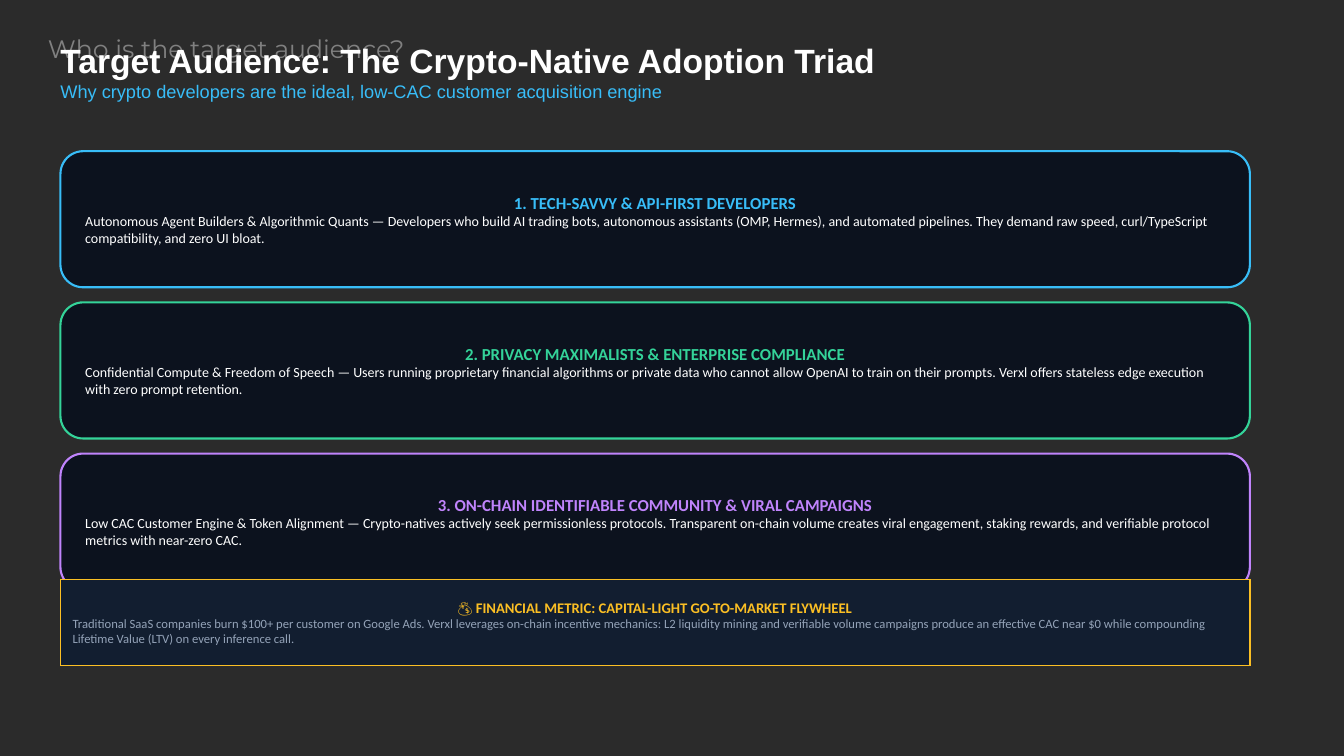
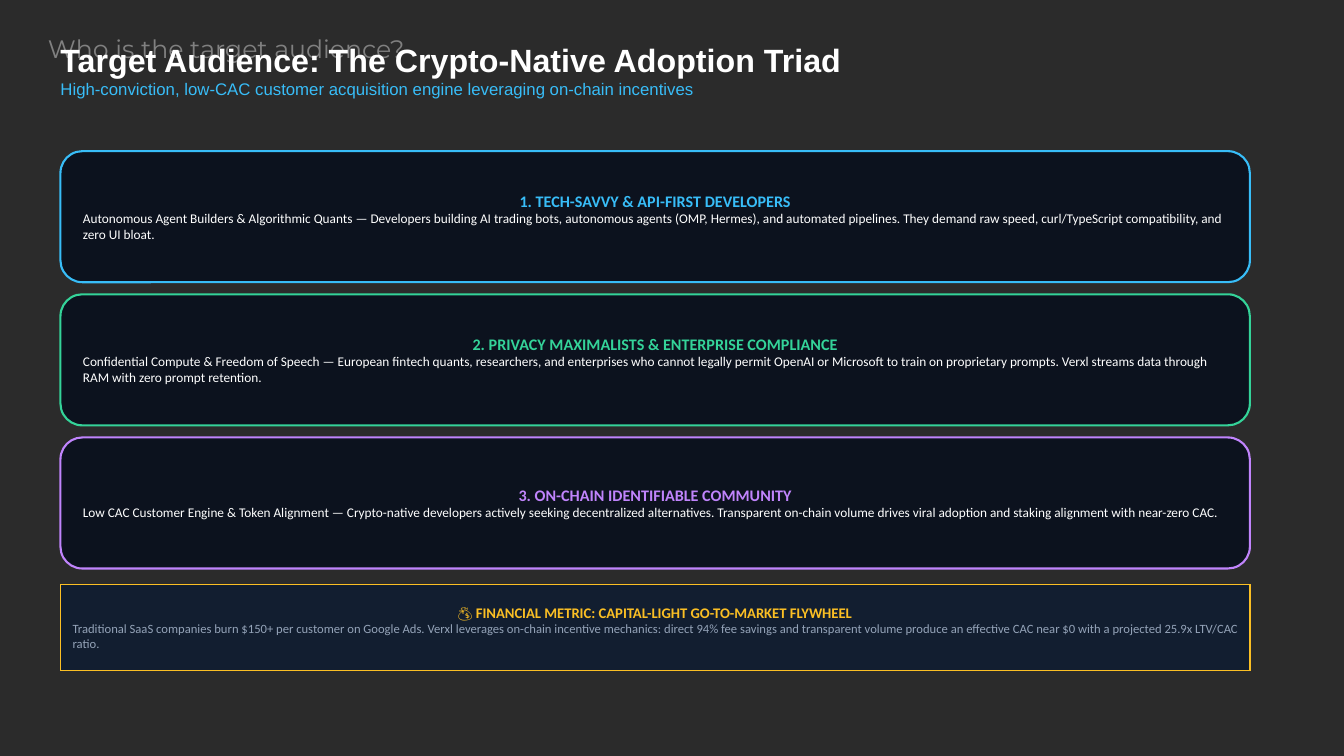
Before and after one commit to simonhavlik/verxl-protocol, a slide deck: slide 5 of Verxl_Protocol_Pitch_Presentation.pptx. Drawn at 1344x756 pixels with LibreOffice and Linux fonts; fonts in the diff are those of the drawing; background and template pictures are left out; a plain dark background stands for a picture behind light text. Boxes give left, top, right and bottom in pixels: in the first picture for what was removed or moved away, otherwise in the second. Text is boxed around its words. In the diff, an @@ line names an element or a change of style, - is before the commit and + after.

```diff
--- a/Verxl_Protocol_Pitch_Presentation.pptx
+++ b/Verxl_Protocol_Pitch_Presentation.pptx
@@ text at [60,46,841,78]: size 24 to 23 pt in "Target Audience: The Crypto-Native Adoption Triad" @@
@@ text at [60,83,694,99]: text changed; size 13 to 12 pt @@
-Why crypto developers are the ideal, low-CAC customer acquisition engine
+High-conviction, low-CAC customer acquisition engine leveraging on-chain incentives
@@ rounded rectangle "1. TECH-SAVVY & API-FIRST DEVELOPERS": place and size @@
-rounded rectangle "1. TECH-SAVVY & API-FIRST DEVELOPERS" at [60,151,1250,287]
+rounded rectangle "1. TECH-SAVVY & API-FIRST DEVELOPERS" at [60,151,1250,282]
@@ text in rounded rectangle at [520,196,791,207]: size 12 to 11.5 pt in "1. TECH-SAVVY & API-FIRST DEVELOPERS" @@
@@ text in rounded rectangle at [83,213,1221,239]: text changed; size 10 to 9.5 pt @@
-Autonomous Agent Builders & Algorithmic Quants — Developers who build AI trading bots, autonomous assistants (OMP, Hermes), and automated pipelines. They demand raw speed, curl/TypeScript compatibility, and zero UI bloat.
+Autonomous Agent Builders & Algorithmic Quants — Developers building AI trading bots, autonomous agents (OMP, Hermes), and automated pipelines. They demand raw speed, curl/TypeScript compatibility, and zero UI bloat.
@@ rounded rectangle "2. PRIVACY MAXIMALISTS & ENTERPRISE ...": place and size @@
-rounded rectangle "2. PRIVACY MAXIMALISTS & ENTERPRISE ..." at [60,302,1250,439]
+rounded rectangle "2. PRIVACY MAXIMALISTS & ENTERPRISE ..." at [60,294,1250,425]
@@ text in rounded rectangle at [83,356,1207,384]: text changed; size 10 to 9.5 pt @@
-Confidential Compute & Freedom of Speech — Users running proprietary financial algorithms or private data who cannot allow OpenAI to train on their prompts. Verxl offers stateless edge execution with zero prompt retention.
+Confidential Compute & Freedom of Speech — European fintech quants, researchers, and enterprises who cannot legally permit OpenAI or Microsoft to train on proprietary prompts. Verxl streams data through RAM with zero prompt retention.
@@ text in rounded rectangle at [473,339,837,350]: size 12 to 11.5 pt in "2. PRIVACY MAXIMALISTS & ENTERPRISE COMPLIANCE" @@
@@ rounded rectangle "3. ON-CHAIN IDENTIFIABLE COMMUNITY": place and size @@
-rounded rectangle "3. ON-CHAIN IDENTIFIABLE COMMUNITY" at [60,454,1250,590]
+rounded rectangle "3. ON-CHAIN IDENTIFIABLE COMMUNITY" at [60,438,1250,569]
@@ text in rounded rectangle at [83,490,1217,520]: text changed; size 10 to 9.5 pt @@
-3. ON-CHAIN IDENTIFIABLE COMMUNITY & VIRAL CAMPAIGNS
-Low CAC Customer Engine & Token Alignment — Crypto-natives actively seek permissionless protocols. Transparent on-chain volume creates viral engagement, staking rewards, and verifiable protocol metrics with near-zero CAC.
+3. ON-CHAIN IDENTIFIABLE COMMUNITY
+Low CAC Customer Engine & Token Alignment — Crypto-native developers actively seeking decentralized alternatives. Transparent on-chain volume drives viral adoption and staking alignment with near-zero CAC.
@@ rectangle "💰 FINANCIAL METRIC: CAPITAL-LIGHT GO-TO-MARKET ...": place and size @@
-rectangle "💰 FINANCIAL METRIC: CAPITAL-LIGHT GO-TO-MARKET ..." at [60,580,1250,665]
+rectangle "💰 FINANCIAL METRIC: CAPITAL-LIGHT GO-TO-MARKET ..." at [60,585,1250,670]
@@ text in rectangle at [73,624,1238,648]: text changed @@
-Traditional SaaS companies burn $100+ per customer on Google Ads. Verxl leverages on-chain incentive mechanics: L2 liquidity mining and verifiable volume campaigns produce an effective CAC near $0 while compounding Lifetime Value (LTV) on every inference call.
+Traditional SaaS companies burn $150+ per customer on Google Ads. Verxl leverages on-chain incentive mechanics: direct 94% fee savings and transparent volume produce an effective CAC near $0 with a projected 25.9x LTV/CAC ratio.
```
Also in this commit, not shown: 7 other slides changed, 3 other files.
